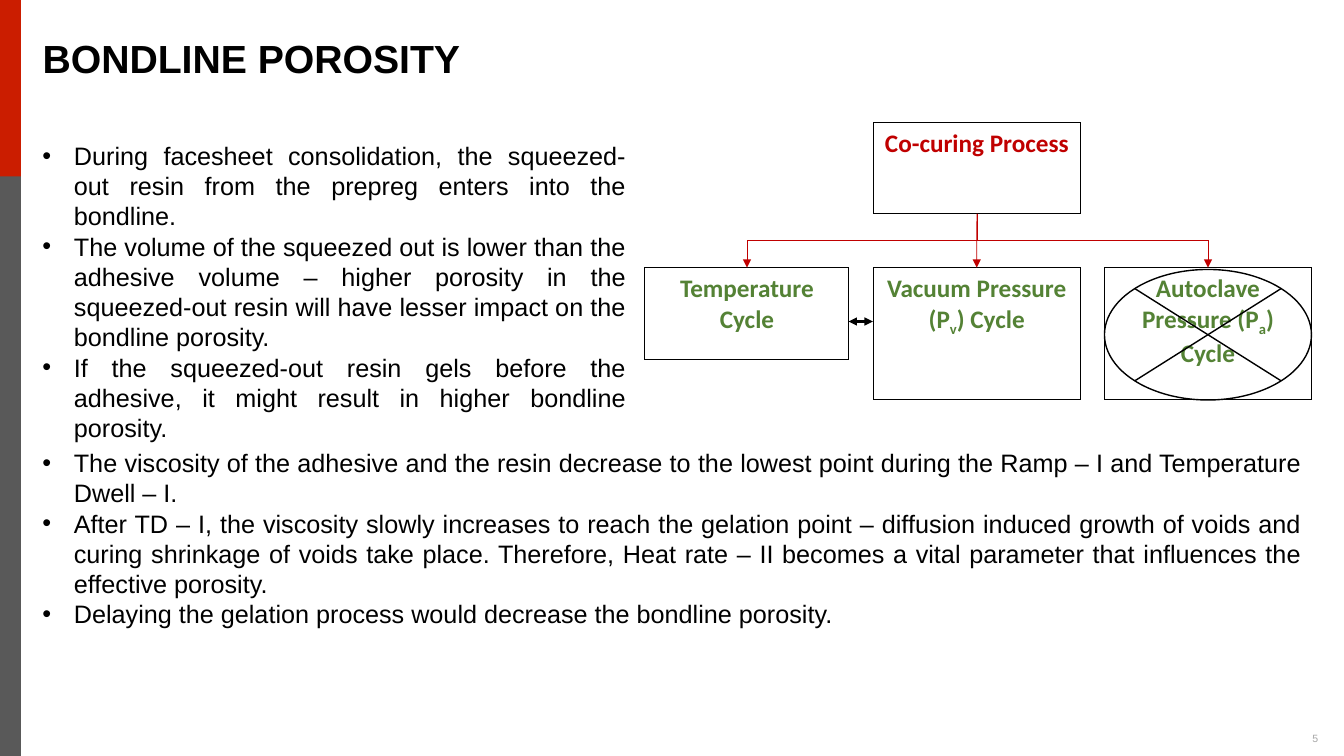
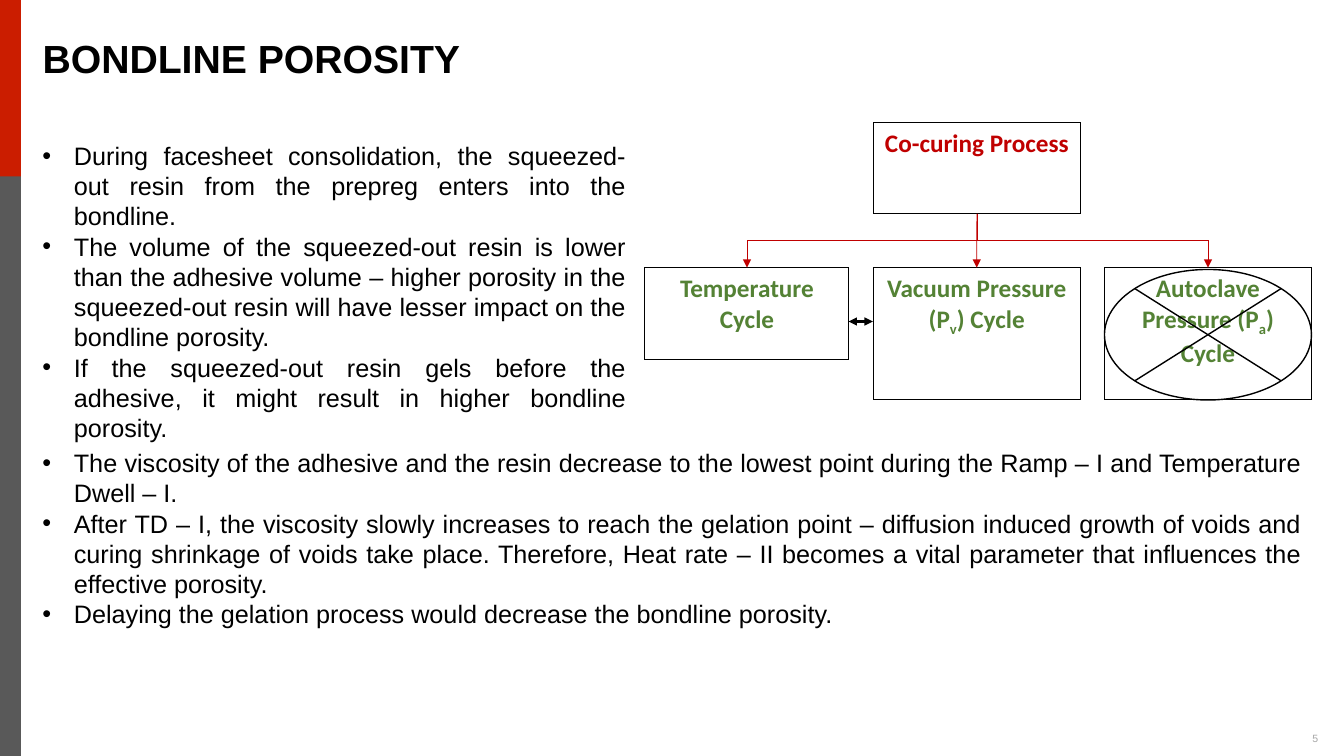
Before and after one commit to Isaac0047/ASC36_Competition, a slide deck: slide 5 of ASC-36_Student Competition_UW-Madison.pptx. Drawn at 1344x756 pixels with LibreOffice and Linux fonts; fonts in the diff are those of the drawing; background and template pictures are left out. Boxes give left, top, right and bottom in pixels: in the first picture for what was removed or moved away, otherwise in the second. Text is boxed around its words. In the diff, an @@ line names an element or a change of style, - is before the commit and + after.

```diff
--- a/ASC-36_Student Competition_UW-Madison.pptx
+++ b/ASC-36_Student Competition_UW-Madison.pptx
@@ text at box(74, 237, 625, 352): text changed @@
-• The volume of the squeezed out is lower than the adhesive volume – higher porosity in the squeezed-out resin will have lesser impact on the bondline porosity.
+• The volume of the squeezed-out resin is lower than the adhesive volume – higher porosity in the squeezed-out resin will have lesser impact on the bondline porosity.
```
Also in this commit, not shown: 2 other slides changed.
